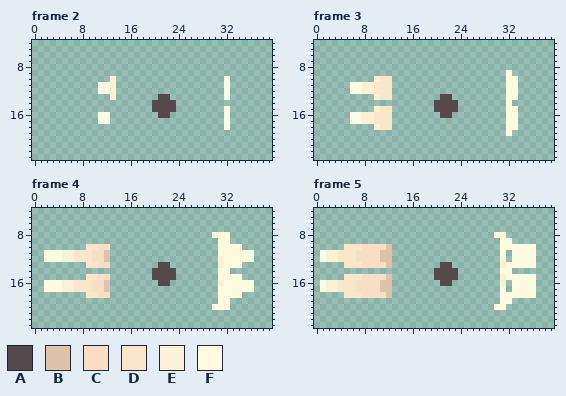
Pixel-art file: Twisted Petal/Assets/Aseprite/Weapons/WeaponsAnimated/rocketLauncher.ase. The picture above was drawn from the file before the commit.
45x30 pixels, 12 frames. Shown: frame 2: x 0..39, y 4..23; frame 3: x 0..39, y 4..23; frame 4: x 0..39, y 4..23; frame 5: x 0..39, y 4..23. The commit also changed other frames, which this record leaves out.
Visible layers, top first: "Effects", "PIVOT".
Palette (. is transparent): A #56494c  B #e0c1a9  C #f8dec3  D #fae7cb  E #fcf1d4  F #fefadf
Pixels before, frame 2, first column x 11:
10 ..E..................F
11 FFE..................F
12 FFE..................F
13 ..E.......AA.........F
14 .........AAAA.........
15 .........AAAA........F
16 FF........AA.........F
17 FF...................F
18 .....................F
Pixels before, frame 3, first column x 6:
 9 ..........................F.
10 ....EDD...................FF
11 FFEEDDD...................FF
12 FFEEDDD...................FF
13 ....EDD........AA.........FF
14 ..............AAAA........F.
15 ....EDD.......AAAA........FF
16 FFEEDDD........AA.........FF
17 FFEEDDD...................FF
18 ....EDD...................FF
19 ..........................F.
Pixels before, frame 4, first column x 2:
 8 ............................FFF....
 9 .............................FF....
10 .......DDCC..................FFFF..
11 FFFEEDDDCCB..................FFFFFF
12 FFFEEDDDCCB..................EFFFFF
13 .......DDCC........AA........EFFF..
14 ..................AAAA.......FF....
15 .......DDCC.......AAAA.......FFFF..
16 FFFEEDDDCCB........AA........EFFFFF
17 FFFEEDDDCCB..................FFFFFF
18 .......DDCC..................FFFF..
19 .............................FF....
20 ............................FFF....
Pixels before, frame 5, first column x 1:
 8 .............................FF.....
 9 ..............................FF....
10 ....DDDCCCCB..................FFFFFF
11 FEEDDDCCCCBB..................F.FFFF
12 FEEDDDCCCCBB..................E.FFFF
13 ....DDDCCCCB........AA........EFFFFF
14 ...................AAAA.......FF....
15 ....DDDCCCCB.......AAAA.......EFFFFF
16 FEEDDDCCCCBB........AA........E.FFFF
17 FEEDDDCCCCBB..................F.FFFF
18 ....DDDCCCCB..................FFFFFF
19 ..............................FF....
20 .............................FF.....
And afterwards:
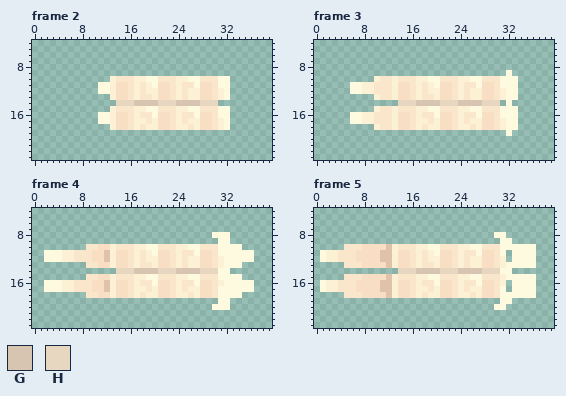
Colours new in this view: G #d7c4b1  H #e7d7c1
Diff:
{"change": "layer \"Base\" now shown"}
{"where": "frame 2, layer \"Base\""}
{"frame":2,"y":10,"x":14,"old":"..................","new":"DDDEEFFDDDEEFFDDDF"}
{"frame":2,"y":11,"x":14,"old":"..................","new":"CCDEDEFCCDEDDFCCDF"}
{"frame":2,"y":12,"x":14,"old":"..................","new":"CCDEDEECCDEDEECCDE"}
{"frame":2,"y":13,"x":14,"old":".......AA.........","new":"CCDEDDECCDEDEECCDE"}
{"frame":2,"y":14,"x":14,"old":"......AAAA.......","new":"HHHGGGGHHHGGGGHHH"}
{"frame":2,"y":15,"x":13,"old":".......AAAA........","new":"EDDDEEFFDDDEEFFDDDF"}
{"frame":2,"y":16,"x":13,"old":"........AA.........","new":"ECCDEDDFCCDEDDFCCDF"}
{"frame":2,"y":17,"x":13,"old":"...................","new":"ECCDEEDECCDEDEECCDE"}
{"frame":2,"y":18,"x":13,"old":"...................","new":"ECCDEDEECCDEEDECCDE"}
{"where": "frame 3, layer \"Base\""}
{"frame":3,"y":10,"x":13,"old":"...................","new":"EDDDEEFFDDDEEFFDDDF"}
{"frame":3,"y":11,"x":13,"old":"...................","new":"ECCDEDEFCCDEDDFCCDF"}
{"frame":3,"y":12,"x":13,"old":"...................","new":"ECCDEDEECCDEDEECCDE"}
{"frame":3,"y":13,"x":13,"old":"........AA.........","new":"ECCDEDDECCDEDEECCDE"}
{"frame":3,"y":14,"x":14,"old":"......AAAA.......","new":"HHHGGGGHHHGGGGHHH"}
{"frame":3,"y":15,"x":13,"old":".......AAAA........","new":"EDDDEEFFDDDEEFFDDDF"}
{"frame":3,"y":16,"x":13,"old":"........AA.........","new":"ECCDEDDFCCDEDDFCCDF"}
{"frame":3,"y":17,"x":13,"old":"...................","new":"ECCDEEDECCDEDEECCDE"}
{"frame":3,"y":18,"x":13,"old":"...................","new":"ECCDEDEECCDEEDECCDE"}
{"where": "frame 4, layer \"Base\""}
{"frame":4,"y":10,"x":13,"old":"..................","new":"EDDDEEFFDDDEEFFDDD"}
{"frame":4,"y":11,"x":13,"old":"..................","new":"ECCDEDEFCCDEDDFCCD"}
{"frame":4,"y":12,"x":13,"old":"..................","new":"ECCDEDEECCDEDEECCD"}
{"frame":4,"y":13,"x":13,"old":"........AA........","new":"ECCDEDDECCDEDEECCD"}
{"frame":4,"y":14,"x":14,"old":"......AAAA.......","new":"HHHGGGGHHHGGGGHHH"}
{"frame":4,"y":15,"x":13,"old":".......AAAA.......","new":"EDDDEEFFDDDEEFFDDD"}
{"frame":4,"y":16,"x":13,"old":"........AA........","new":"ECCDEDDFCCDEDDFCCD"}
{"frame":4,"y":17,"x":13,"old":"..................","new":"ECCDEEDECCDEDEECCD"}
{"frame":4,"y":18,"x":13,"old":"..................","new":"ECCDEDEECCDEEDECCD"}
{"where": "frame 5, layer \"Base\""}
{"frame":5,"y":10,"x":13,"old":"..................","new":"EDDDEEFFDDDEEFFDDD"}
{"frame":5,"y":11,"x":13,"old":"..................","new":"ECCDEDEFCCDEDDFCCD"}
{"frame":5,"y":12,"x":13,"old":"..................","new":"ECCDEDEECCDEDEECCD"}
{"frame":5,"y":13,"x":13,"old":"........AA........","new":"ECCDEDDECCDEDEECCD"}
{"frame":5,"y":14,"x":14,"old":"......AAAA.......","new":"HHHGGGGHHHGGGGHHH"}
{"frame":5,"y":15,"x":13,"old":".......AAAA.......","new":"EDDDEEFFDDDEEFFDDD"}
{"frame":5,"y":16,"x":13,"old":"........AA........","new":"ECCDEDDFCCDEDDFCCD"}
{"frame":5,"y":17,"x":13,"old":"..................","new":"ECCDEEDECCDEDEECCD"}
{"frame":5,"y":18,"x":13,"old":"..................","new":"ECCDEDEECCDEEDECCD"}
{"label":"changed","picture_box":[110,76,224,130]}
{"label":"changed","picture_box":[392,76,506,130]}
{"label":"changed","picture_box":[110,244,218,298]}
{"label":"changed","picture_box":[392,244,500,298]}
